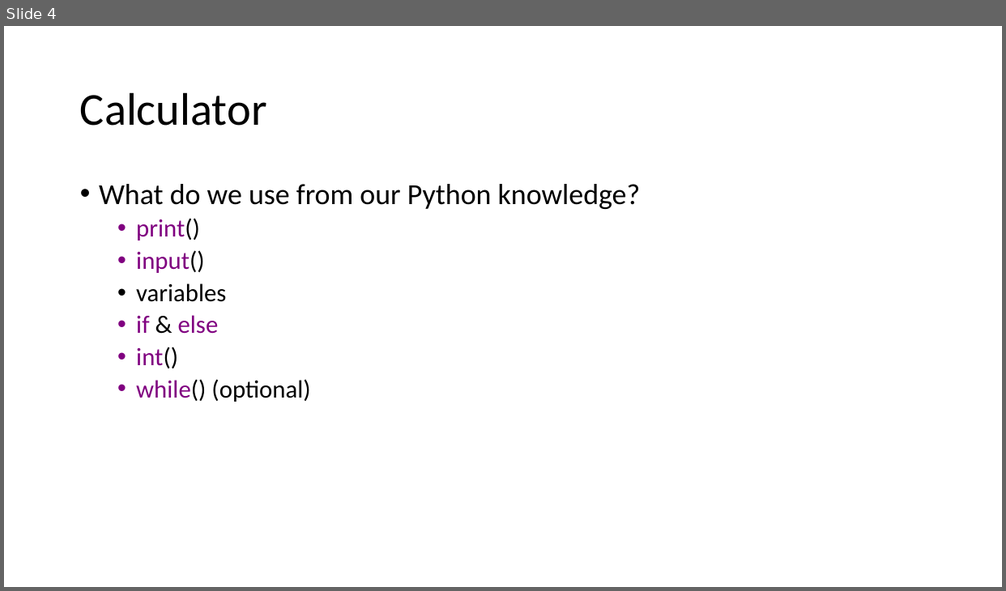
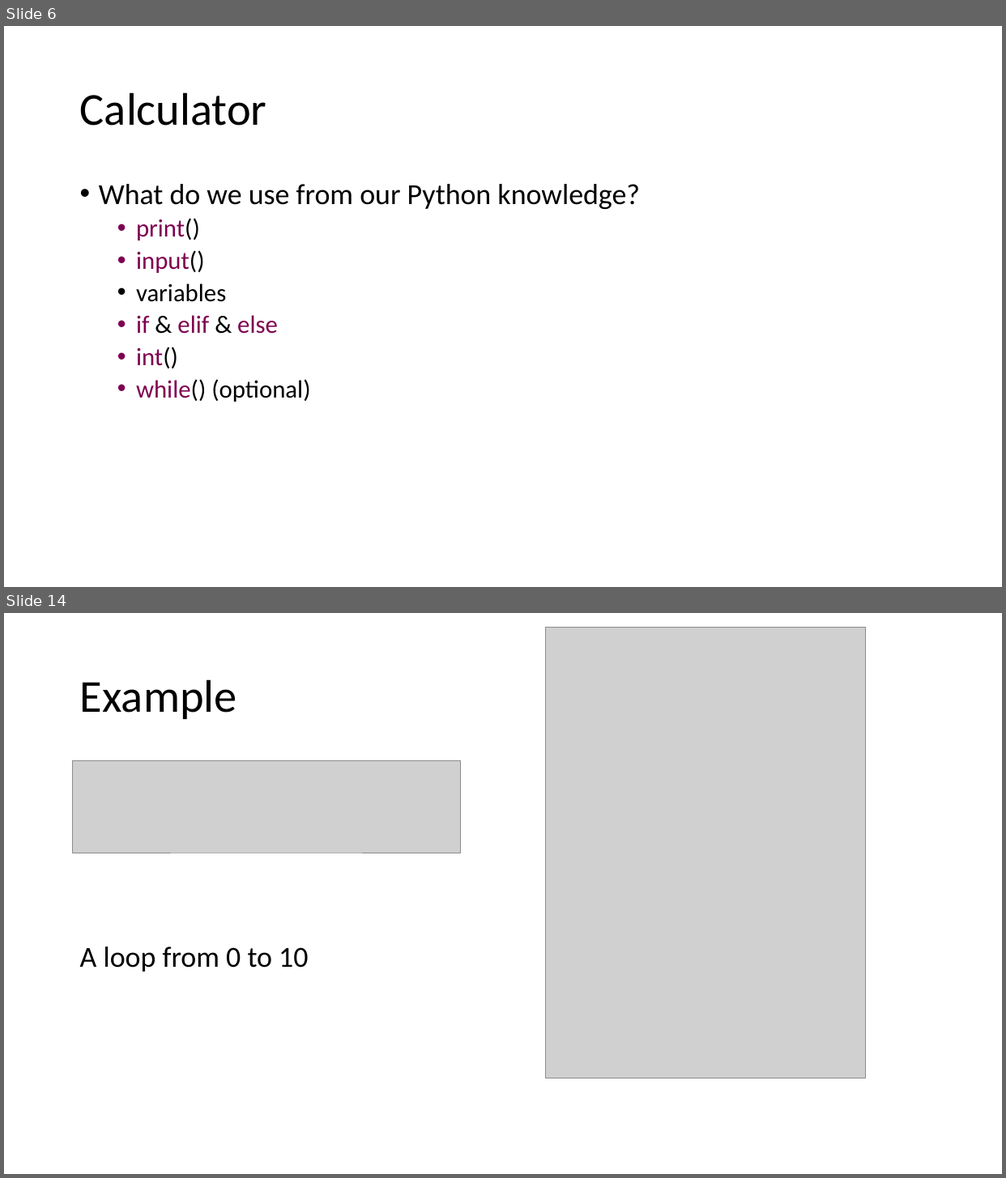
Before and after one commit to JoZonneveld/TCR-python-lessons, a slide deck: Lessons/Lesson 2/Building a calculator.pptx. Shown one above the other, each under a label of ours: slide 4 before the commit, slides 6 and 14 after it; the slides between them are not shown. The pictures are 1006x591 and 1006x1178 pixels, drawn with LibreOffice and Linux fonts; fonts in the diff are those of the drawing; grey boxes stand for pictures; background and template pictures are left out. Boxes give left, top, right and bottom in pixels: in the first picture for what was removed or moved away, otherwise in the second. Text is boxed around its words. In the diff, an @@ line names an element or a change of style, - is before the commit and + after.

```diff
--- a/Lessons/Lesson 2/Building a calculator.pptx
+++ b/Lessons/Lesson 2/Building a calculator.pptx
@@ slide 14 added at [4,613,1002,1174], background #FFFFFF @@
@@ picture added at [546,628,866,1078] @@
@@ title added at [80,679,237,719], 44 pt, text #000000 @@
+Example
@@ picture added at [73,761,461,854] @@
@@ text added at [80,947,308,972], 28 pt, text #000000 @@
+A loop from 0 to 10
@@ what was slide 4 is now slide 6 @@
@@ slide 6 changed as well @@
@@ text at [136,218,310,402]: text colour #800080 to #7F0050 in "print()", "input()", "int()", "while()" @@
@@ text at [136,315,278,334]: text changed; text colour #800080 to #7F0050 @@
-  • if & else
+  • if & elif & else
```
Also in this commit, not shown: 1 other slide changed, 10 other slides added, 1 slide removed, 2 other files.
